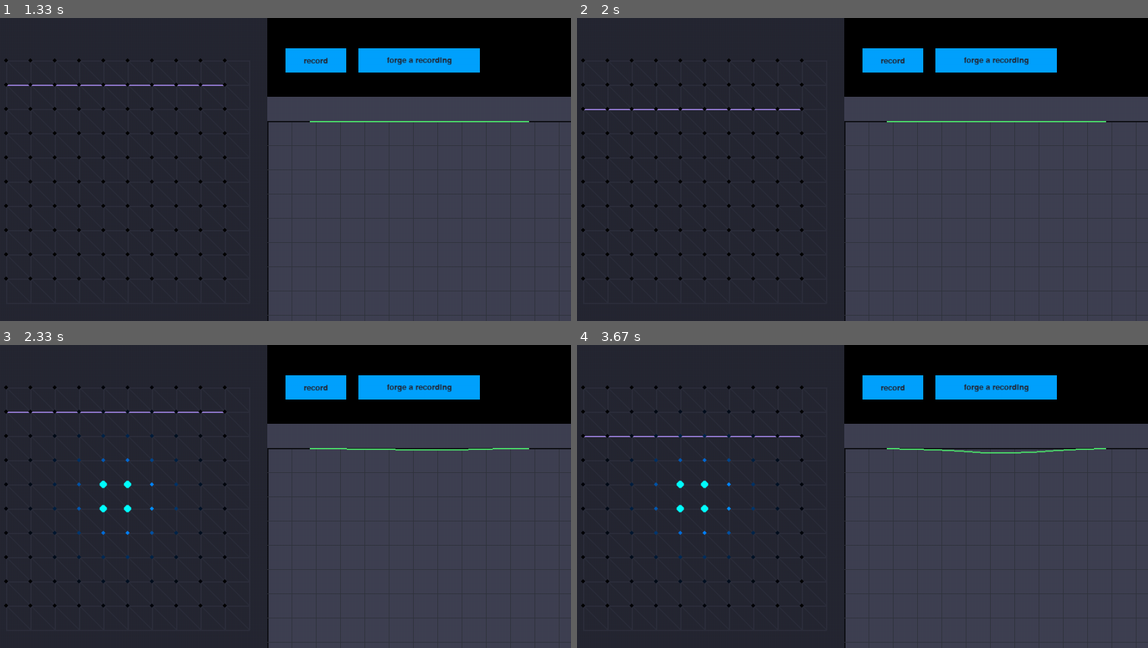
Above: before the commit, frames 1-4 (two rows, left to right).
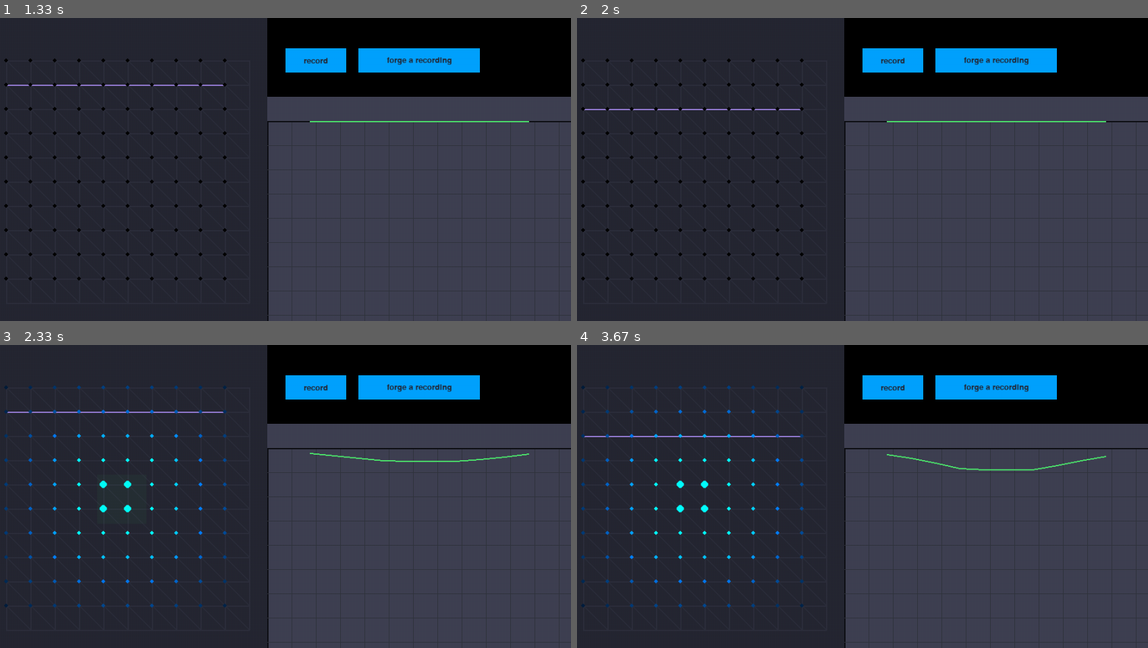
Above: after the commit, the same moments.

Repository: mmmmaja/MARBLE
Game: pygame game, started from pygame_model/main.py
Two runs of this game, one before a commit and one after it. Both use one fixed random seed, a clock stepped at 60 frames per second and the inputs below.
Inputs (mouse positions are in pixels of both pictures, inside the frame that each line leads up to):
- Up to frame 1 (1.33 s): hold Up 0.33-0.8 s; hold Down 0.83-1.13 s; hold Up from 1.17 s (still down)
- Up to frame 2 (2 s): release Up at 1.53 s; hold Down 1.57-1.93 s; move the mouse to (696, 172) at 1.97 s
- Up to frame 3 (2.33 s): click (119, 499) at 2.02 s; hold Up from 2.3 s (still down)
- Up to frame 4 (3.67 s): release Up at 2.6 s; hold Down 2.63-2.93 s; hold Up 2.97-3.33 s; hold Down from 3.37 s (still down)

Frames 1-2 are identical in both runs. In frame 3, 1.0% of the frame differs, in the area x 0-93%, y 13-87%; in frame 4, 1.1%.

Commit message:
update on the sopacial algo 2

Diff:
--- a/pygame_model/main.py
+++ b/pygame_model/main.py
@@ -190,6 +190,6 @@
 
 display = Display(
     mesh.Mesh(width=10, height=10, center=(FRAME_WIDTH / 4, FRAME_HEIGHT / 2)),
-    sphere_stimuli
+    rectangle_stimuli
 )
 display.run()
--- a/pygame_model/stimulis.py
+++ b/pygame_model/stimulis.py
@@ -38,7 +38,7 @@
         elif abs(d_[1]) <= self.b / 2:
             return abs(d_[0]) - self.a / 2
         else:
-            return np.linalg.norm(np.absolute(d_) - np.array([self.a / 2, self.b / 2]))
+            return np.linalg.norm(np.absolute(d_) - np.array([self.a / 2, self.b / 2,0]))
 
     def deformation_at(self, position):
 
--- a/spatial_calibration.py/main.py
+++ b/spatial_calibration.py/main.py
@@ -193,7 +193,7 @@
     MIN_SEP = 1
     MAX_SEP = 2
 
-   # sep_function = ExpSep(MIN_SEP,MAX_SEP)
+    sep_function = ExpSep(MIN_SEP,MAX_SEP)
 
     sensor_positions, time_frames = read_recording("../pygame_model/data.csv")
     known_pts, known_positions = filter_sensors(set(range(42,62,3)),sensor_positions)
@@ -203,7 +203,8 @@
 
     model = SpatialModel(time_frames=time_frames,positions=sensor_positions,static_points=known_pts)
 
-    algo = SpacalAlgoTest(MIN_SEP,MAX_SEP,len(sensor_positions),area_range=((0,9),(0,9),(0,0)),seed=1)
+    algo = SpacalAlgo(sep_function,len(sensor_positions),((0,9),(0,9),(0,0)))
+    #algo = SpacalAlgoTest(MIN_SEP,MAX_SEP,len(sensor_positions),area_range=((0,9),(0,9),(0,0)),seed=1)
     #algo = DSpacalAlgo(MIN_SEP,MAX_SEP,len(sensor_positions),sensor_positions)
     algo.set_known_sensors(known_pts,known_positions)
 
@@ -211,20 +212,20 @@
 
 
     point_ev = [sensor_positions]
-    belief_ev = [algo.get_beliefs()]
-
-    for epoch in range(15):
+    #belief_ev = [algo.get_beliefs()]
+
+    for epoch in range(5):
         point_ev.append(algo.get_locations())
-        belief_ev.append(algo.get_beliefs())
+        #belief_ev.append(algo.get_beliefs())
         for frame in time_frames:
 
             algo.update_sensor_locations(frame)
 
 
-    algo.correct_sensor_locations()
+   # algo.correct_sensor_locations()
 
     point_ev.append(algo.get_locations())
-    belief_ev.append(algo.get_beliefs())
-
-    model.plot_evolution(point_ev,belief_ev)
+    #belief_ev.append(algo.get_beliefs())
+
+    model.plot_evolution(point_ev,None)
     compare_location_estimates(sensor_positions, algo.get_locations())
--- a/spatial_calibration.py/spacal_algorithm.py
+++ b/spatial_calibration.py/spacal_algorithm.py
@@ -143,7 +143,6 @@
     ## increment the counters of how many times were pairs of sensors activated (increment only on pairs of activated sensors!)
     def increment_proximity(self, activated_sensors):
 
-        new_beliefs
 
         for i in range(len(activated_sensors)):
             for j in range(i+1, len(activated_sensors)):
--- a/spatial_calibration.py/spacal_test_algo.py
+++ b/spatial_calibration.py/spacal_test_algo.py
@@ -7,6 +7,9 @@
 
 
 class SpacalAlgoTest:
+    THRESHOLD_B = 4
+    OLD_BELIEF = 0.9
+    NEW_BELIEF = 0.1
 
     # separation function estimates how close two sensors are based on their common activations
     # area_range describes what is the range of interest (the initial random sensors will be generated in this space)
@@ -24,6 +27,7 @@
 
         self.known_sensors = set()
 
+
     def get_locations(self):
         return np.copy(self.sensor_locations)
 
@@ -56,7 +60,7 @@
     ## NOTE: threshold is for now the mean of the sensor array, however there might be better options
     def threshold_split(self, sensors):
 
-        mean_threshold = np.mean(sensors) * 4
+        mean_threshold = np.mean(sensors) * SpacalAlgoTest.THRESHOLD_B
         activated_sensors = []
 
         for i, pressure in enumerate(sensors):
@@ -177,7 +181,7 @@
 
             cross_belief /= len(activated_sensors)
 
-            new_beliefs[a_id] = 0.1*cross_belief + 0.9*a_belief
+            new_beliefs[a_id] = SpacalAlgoTest.NEW_BELIEF*cross_belief + SpacalAlgoTest.OLD_BELIEF*a_belief
 
         print(new_beliefs)
         self.sensor_beliefs = new_beliefs
@@ -201,12 +205,6 @@
 
         for id_, vect in enumerate(vectors):
             self.sensor_locations[id_] += vect
-
-
-
-
-
-
 
 
 
